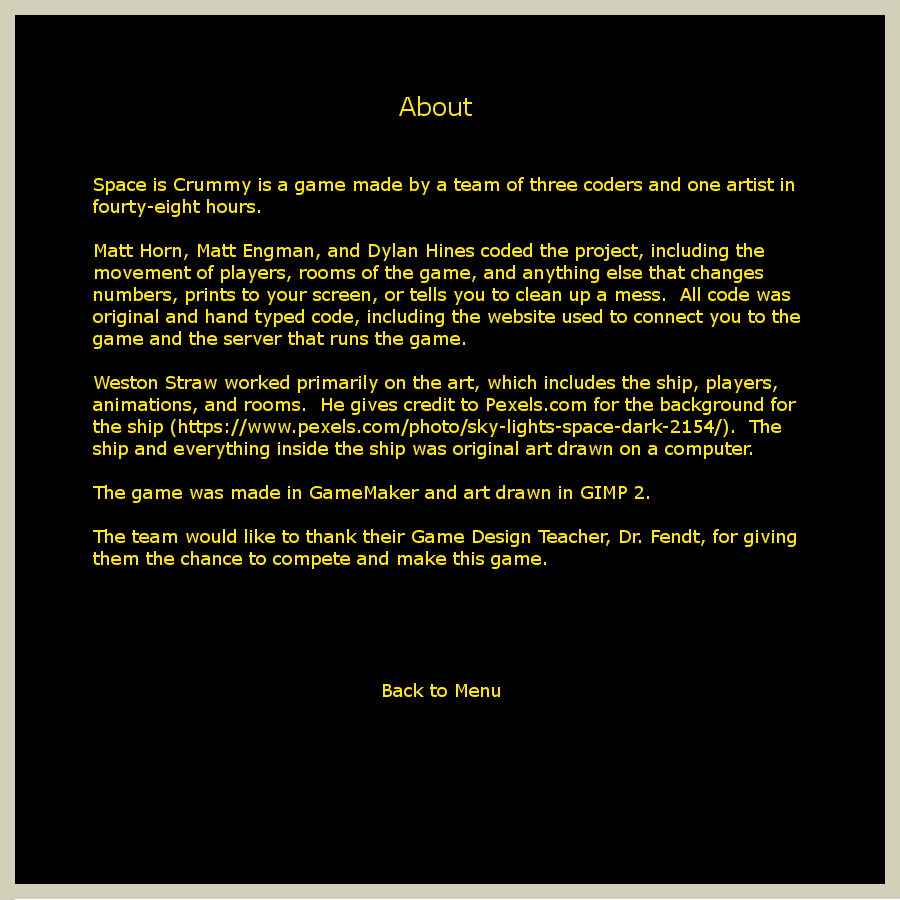
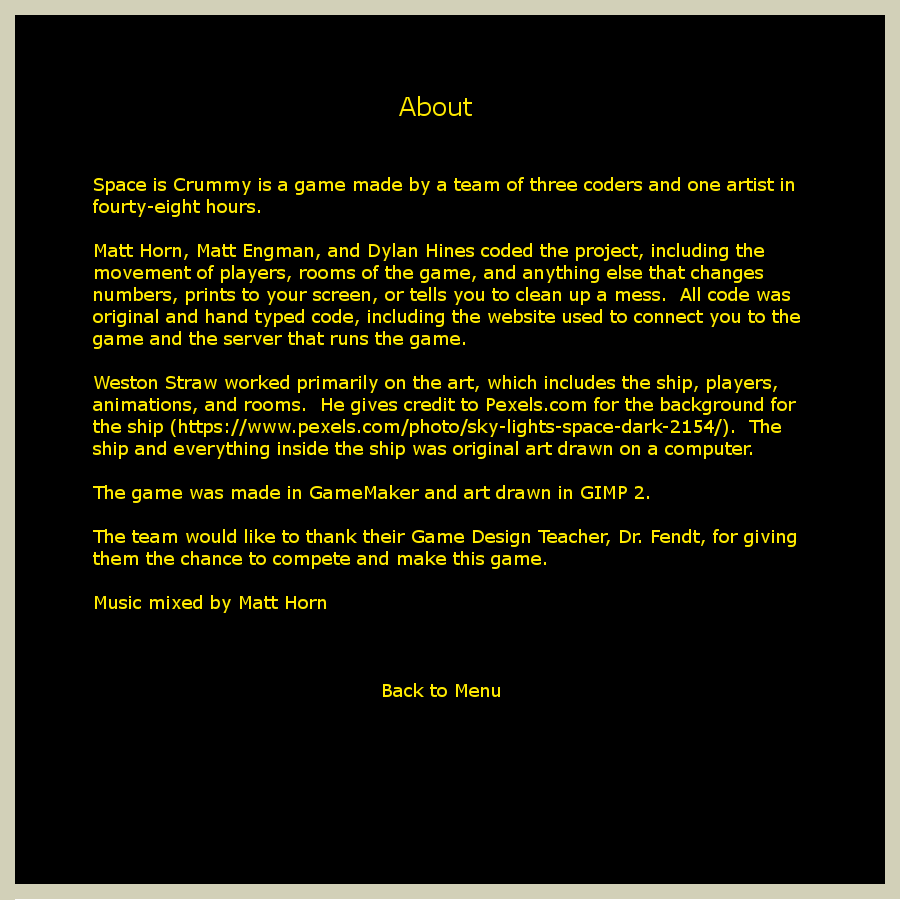
Before/after of a 900×900 layered artwork. What changed in the layer stack:
painted on "Space is Crummy is a game made..." over [95, 595, 326, 613]
